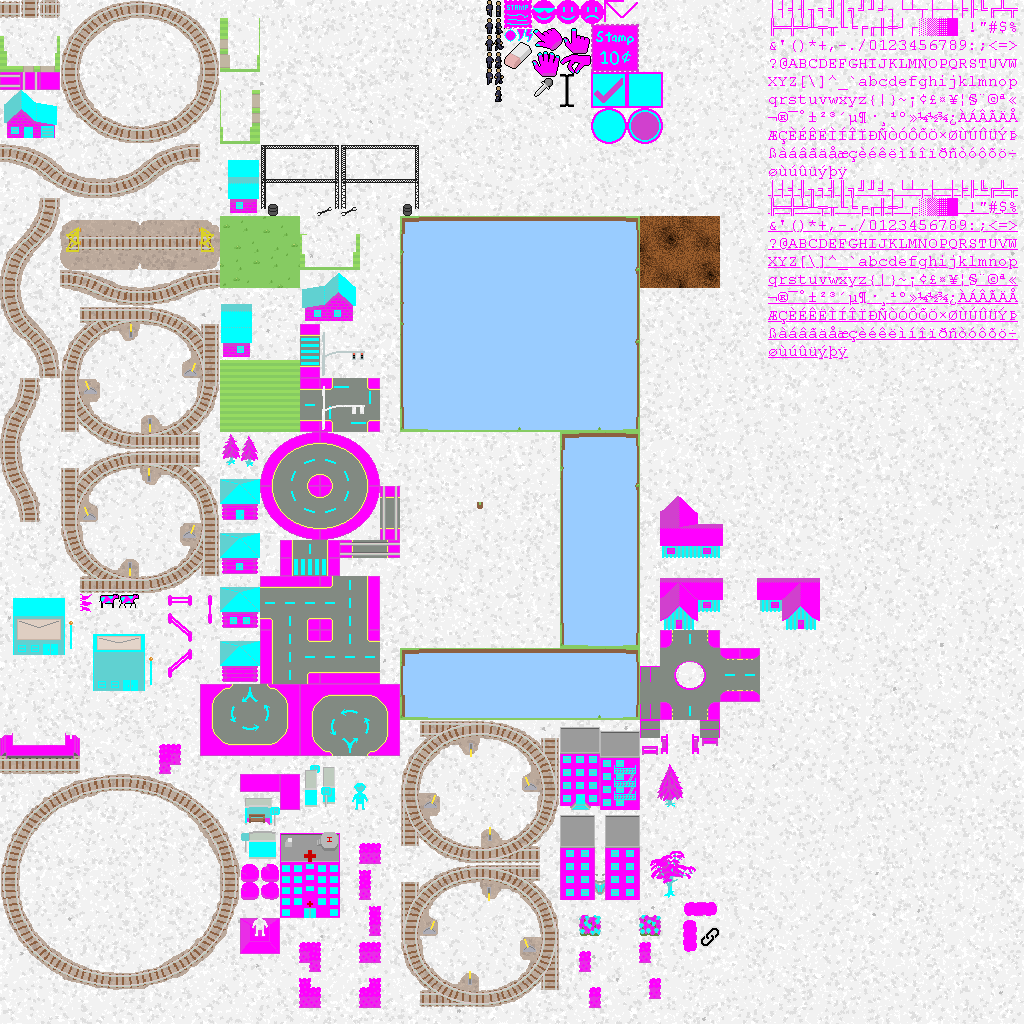
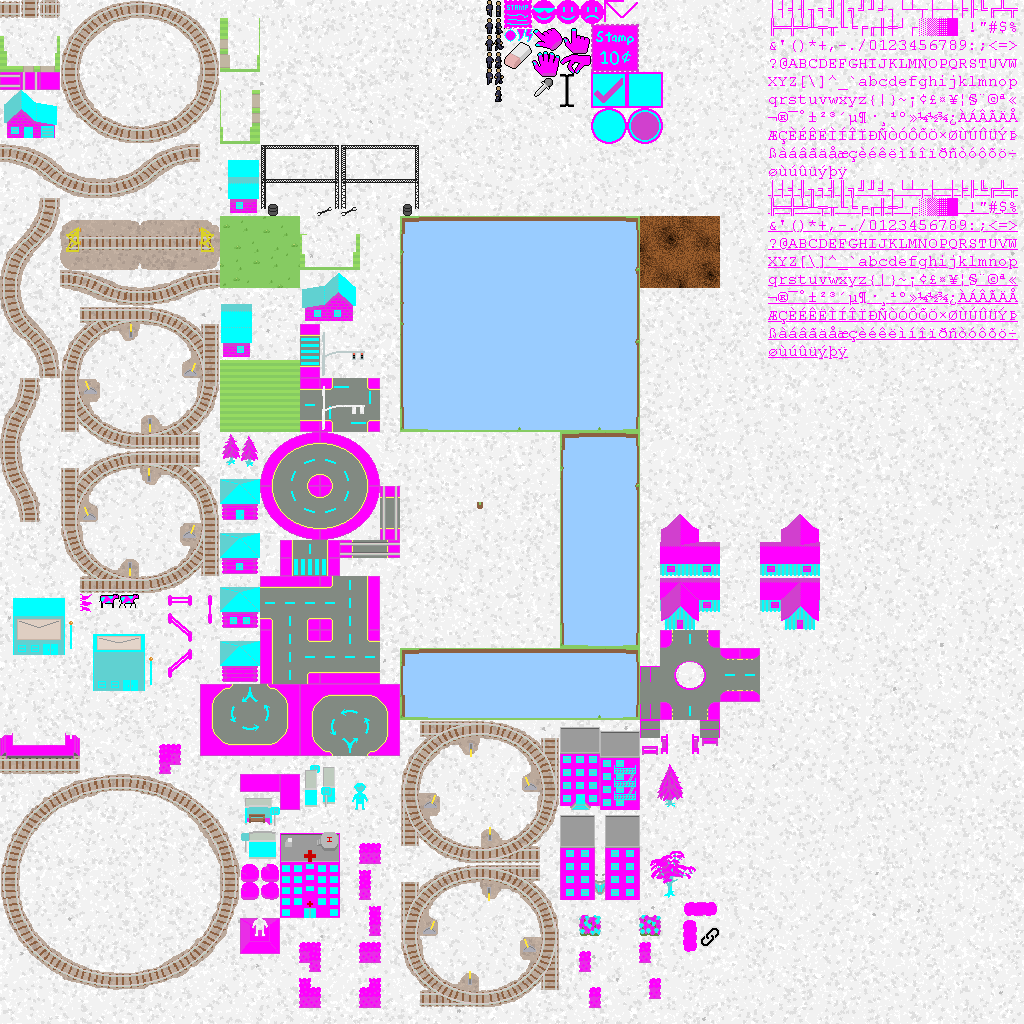
Two versions of the same layered image (1024px x 1024px). Layer-by-layer changes:
painted on "base.png copy" over <box>660,496,820,630</box>
